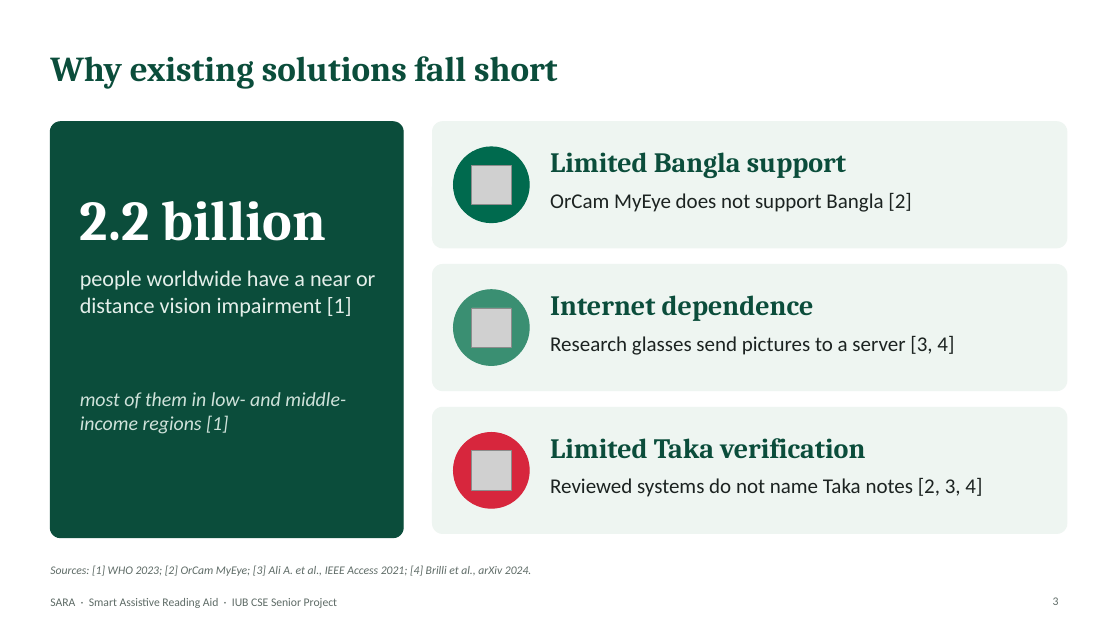
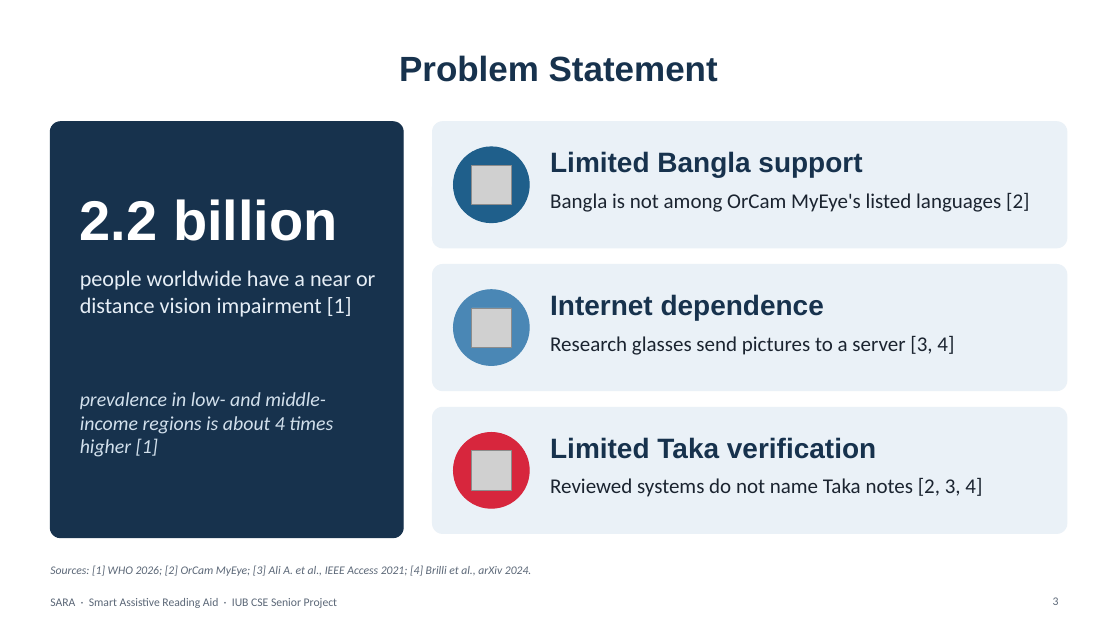
Before and after one commit to aflam330/Senior_project_wearable_glass_for_blind_people_using_ocr_and_ylo, a slide deck: slide 3 of Thesis Report and paper/thesis report/slides/SARA_Presentation_Redesigned.pptx. Drawn at 1120x630 pixels with LibreOffice and Linux fonts; fonts in the diff are those of the drawing; grey boxes stand for pictures; background and template pictures are left out. Boxes give left, top, right and bottom in pixels: in the first picture for what was removed or moved away, otherwise in the second. Text is boxed around its words. In the diff, an @@ line names an element or a change of style, - is before the commit and + after.

```diff
--- a/Thesis Report and paper/thesis report/slides/SARA_Presentation_Redesigned.pptx
+++ b/Thesis Report and paper/thesis report/slides/SARA_Presentation_Redesigned.pptx
@@ title at (399, 55, 718, 82): text changed; font Cambria to Arial; text colour #0B4D3B to #17324D @@
-Why existing solutions fall short
+Problem Statement
@@ rounded rectangle at (50, 122, 403, 538): fill #0B4D3B to #17324D; outline #0B4D3B 1 pt to #17324D 1 pt @@
@@ ellipse at (454, 147, 529, 223): fill #006A4E to #1F5F8B; outline #006A4E 1 pt to #1F5F8B 1 pt @@
@@ text "2.2 billion" at (80, 199, 337, 241): font Cambria to Arial @@
@@ text at (550, 193, 1029, 212): text changed; text colour #1C2321 to #1B2430 @@
-OrCam MyEye does not support Bangla [2]
+Bangla is not among OrCam MyEye's listed languages [2]
@@ text "people worldwide have a near ..." at (80, 270, 375, 317): text colour #E4EFEA to #E6EEF6 @@
@@ ellipse at (454, 290, 529, 365): fill #3A8F72 to #4A87B5; outline #3A8F72 1 pt to #4A87B5 1 pt @@
@@ text "Research glasses send pictures to ..." at (550, 336, 954, 355): text colour #1C2321 to #1B2430 @@
@@ text at (80, 392, 333, 457): text changed; text colour #CFE2DA to #D2E0EC @@
-most of them in low- and middle-income regions [1]
+prevalence in low- and middle-income regions is about 4 times higher [1]
@@ fill #EEF5F1 to #EAF1F7; outline #EEF5F1 1 pt to #EAF1F7 1 pt in 3 elements at (433, 122, 1067, 248), (433, 265, 1067, 391), (433, 408, 1067, 534) @@
@@ font Cambria to Arial, text colour #0B4D3B to #17324D in 3 elements at (550, 151, 862, 178), (550, 294, 824, 320), (550, 437, 876, 459) @@
@@ text "Reviewed systems do not name ..." at (550, 478, 982, 497): text colour #1C2321 to #1B2430 @@
@@ text at (50, 565, 532, 576): text changed; text colour #5E6B66 to #5B6777 @@
-Sources: [1] WHO 2023; [2] OrCam MyEye; [3] Ali A. et al., IEEE Access 2021; [4] Brilli et al., arXiv 2024.
+Sources: [1] WHO 2026; [2] OrCam MyEye; [3] Ali A. et al., IEEE Access 2021; [4] Brilli et al., arXiv 2024.
@@ text "SARA · Smart Assistive Reading ..." at (50, 598, 337, 608): text colour #5E6B66 to #5B6777 @@
```
Also in this commit, not shown: 25 other slides changed, 1 slide added, 10 other files.
